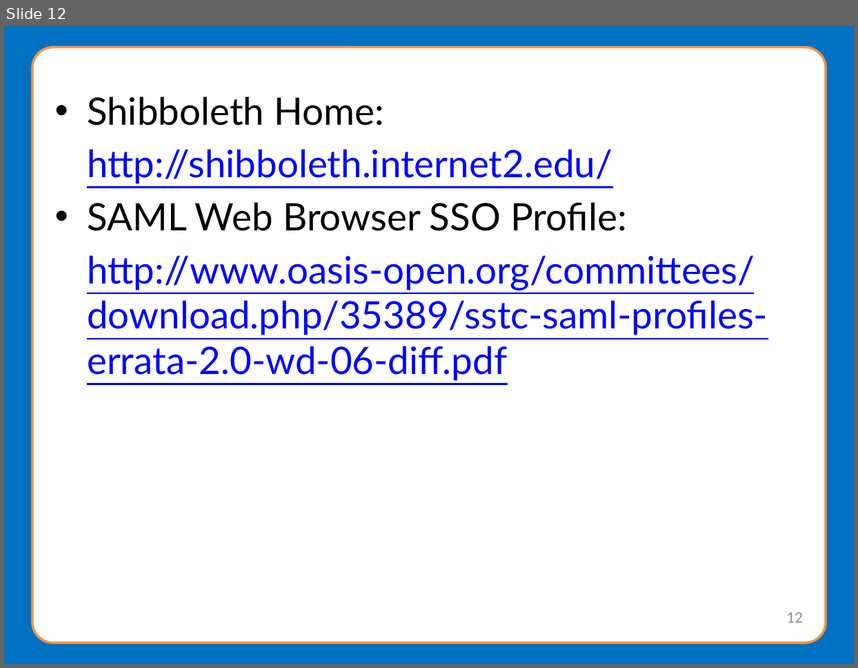
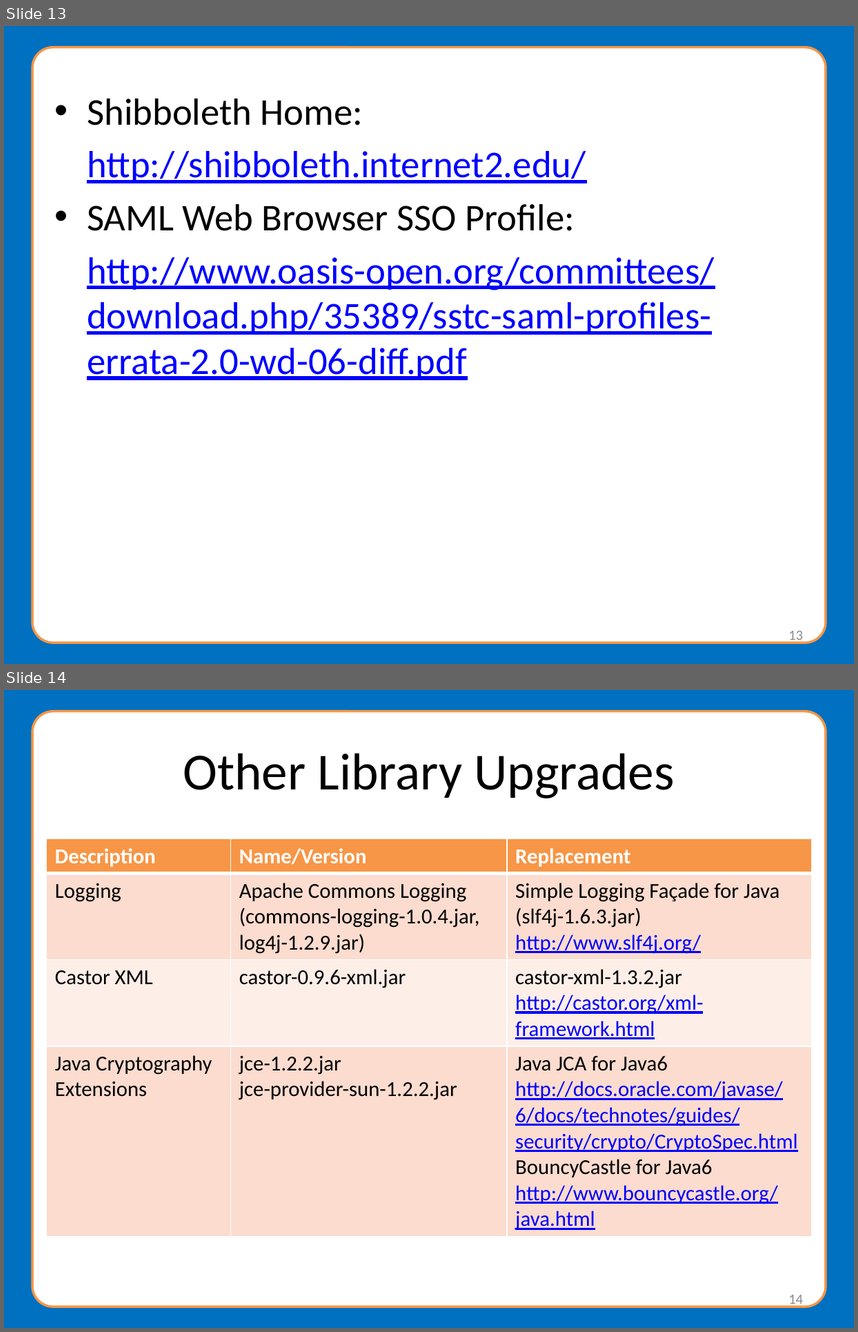
Before and after one commit to NationalStudentClearinghouse/Meteor4, a slide deck: docs/webinar/MeteorWebinarPresentation.pptx. Shown one above the other, each under a label of ours: slide 12 before the commit, slides 13 and 14 after it. The pictures are 858x668 and 858x1332 pixels, drawn with LibreOffice and Linux fonts; fonts in the diff are those of the drawing; background and template pictures are left out. Boxes give left, top, right and bottom in pixels: in the first picture for what was removed or moved away, otherwise in the second. Text is boxed around its words. In the diff, an @@ line names an element or a change of style, - is before the commit and + after.

```diff
--- a/docs/webinar/MeteorWebinarPresentation.pptx
+++ b/docs/webinar/MeteorWebinarPresentation.pptx
@@ slide 14 added at box(4, 690, 854, 1328), background #0070C0; not listed: 1 template element that a slide beside it also shows @@
@@ title added at box(183, 753, 674, 798), 44 pt, text #000000 @@
+Other Library Upgrades
@@ table added at box(47, 839, 811, 1232), 4 rows, 3 columns @@
+Description | Name/Version | Replacement
+Logging | Apache Commons Logging / (commons-logging-1.0.4.jar, log4j-1.2.9.jar) | Simple Logging Façade for Java / (slf4j-1.6.3.jar) / http://www.slf4j.org/
+Castor XML | castor-0.9.6-xml.jar | castor-xml-1.3.2.jar / http://castor.org/xml-framework.html
+Java Cryptography Extensions | jce-1.2.2.jar / jce-provider-sun-1.2.2.jar | Java JCA for Java6 / http://docs.oracle.com/javase/6/docs/technotes/guides/security/crypto/CryptoSpec.html / BouncyCastle for Java6 / http://www.bouncycastle.org/java.html
@@ page number added at box(789, 1294, 803, 1308), 12 pt, text #8C8C8C @@
+14
@@ what was slide 12 is now slide 13 @@
@@ slide 13 changed as well @@
@@ text "Shibboleth Home:" at box(87, 98, 714, 380): font Lato to Calibri @@
@@ page number at box(789, 630, 803, 644): text changed; font Lato to Calibri @@
-12
+13
```
Also in this commit, not shown: 13 other slides changed, 19 other slides added, 1 slide removed, 1 other file.
